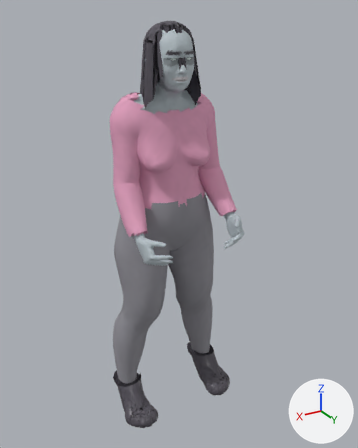
Renders of the glTF model assets/characters/real/sweeper_night.glb from each side of a commit.
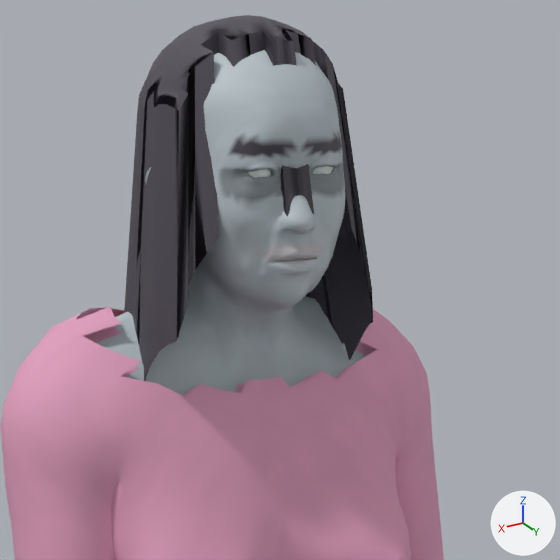
The first picture shows the older version from a 50 mm camera at (0.771, 1.411, 1.377) aimed at (-0.025, 0.085, 0.714). The close-ups show the older and then the newer version on the part from 31% to 69% of the width and 4% to 34% of the height of that picture. Only the edits that show in the close-ups are written down. Arrows for +X, +Y and +Z are at lower right; the lights stay in place. Vertices at exactly the same position are counted once.

In view in the first close-up: 'sweeper_night'.
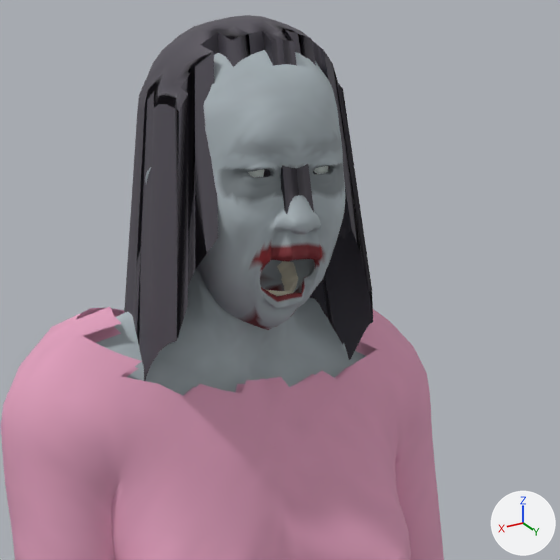
Where the change shows, as pixel boxes (x1, y1, x2, y2) in the close-ups (560 x 560 px; the box of a moved part takes in the faces that stretch with it):
part 1 of me_sweeper_night, moved or reshaped (mostly hidden): before (313, 166, 333, 174); after (314, 166, 328, 174)
part 2 of me_sweeper_night, moved or reshaped (mostly hidden): before (248, 169, 271, 178); after (248, 169, 264, 177)
part 3 of me_sweeper_night, moved or reshaped: (188, 196, 342, 350) in both
part 4 of me_sweeper_night, recoloured (light grey to grey): (107, 51, 365, 389) in both
part 5 of me_sweeper_night, recoloured: (107, 51, 365, 389) in both

What changed in the scene script:
```text
Add mat_skin_night:
    mat_skin_night = bpy.data.materials.new('skin_night')
    mat_skin_night.use_nodes = True; mat_skin_night.node_tree.nodes.clear()
    _N = mat_skin_night.node_tree.nodes; _L = mat_skin_night.node_tree.links
    n0 = _N.new('ShaderNodeBsdfPrincipled'); n0.name = 'Principled BSDF'
    n0.inputs[2].default_value = 0.75  # 'Roughness'
    n1 = _N.new('ShaderNodeOutputMaterial'); n1.name = 'Material Output'
    n2 = _N.new('ShaderNodeVertexColor'); n2.name = 'Color Attribute'
    _L.new(n0.outputs[0], n1.inputs[0])  # 'BSDF' to 'Surface'
    _L.new(n2.outputs[0], n0.inputs[0])  # 'Color' to 'Base Color'
Change me_sweeper_night:
    where me_sweeper_night.from_pydata(...)  # 17522 vertices, 34652 faces; spans x -0.226..0.226, y -0.09..0.278, z -0.019..1.351
    used by ob_sweeper_night; location = (0.0, 0.0, 0.0)
    me_sweeper_night part 1: the loose piece of 72 vertices spanning x -0.039..-0.013, y 0.116..0.14, z 1.24..1.263 is scaled about its middle by 0.907, then moved by (0.0, -0.004, 0.0)
    me_sweeper_night part 2: the loose piece of 72 vertices spanning x 0.013..0.039, y 0.116..0.14, z 1.24..1.263 is scaled about its middle by 0.907, then moved by (0.0, -0.004, -0.002)
    me_sweeper_night part 3: 1510 of 17522 vertices moved; they spanned x -0.059..0.059, y 0.055..0.158, z 1.127..1.233 and now span x -0.059..0.059, y 0.055..0.158, z 1.127..1.233; mean shift (0.0, -0.007, -0.006); largest move (0.0, 0.132, 1.156) -> (0.0, 0.1, 1.137)
    me_sweeper_night part 4: 19720 kept faces spanning x -0.208..0.2, y -0.087..0.278, z 0.103..1.341 get new vertex colours; the middle colour goes from light grey #bac6cc to grey #a9b3b8
    me_sweeper_night part 5: 15300 faces spanning x -0.185..0.185, y -0.008..0.278, z 0.659..1.341 switch from mat_skin to mat_skin_night
```
